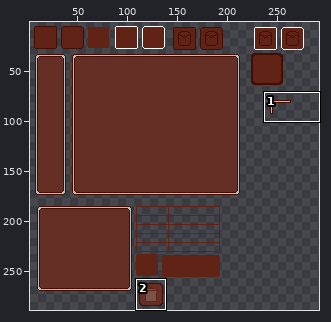
File history of a pixel-art file, new Beagger/Assets/GUI/Sprites/Inventario/new inventory UI 1.ase. Above, an overview of the earlier version with the close-up marked.
Close-up. Old version:
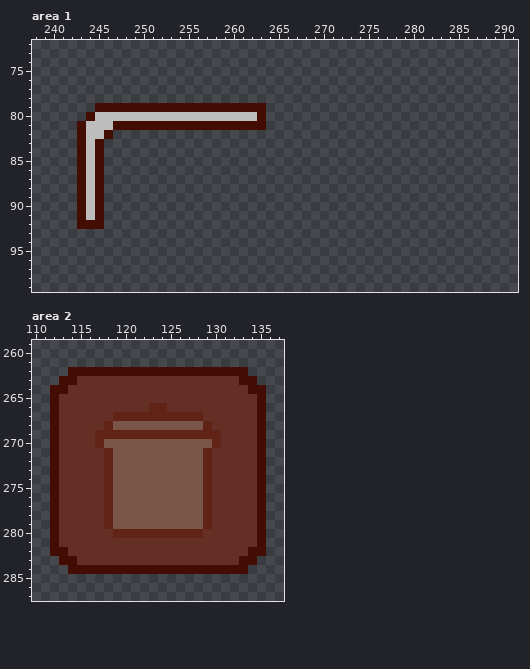
300x300 pixels, 1 frame. Shown: area 1: x 238..291, y 72..99; area 2: x 110..137, y 259..287. The wide view leaves out empty margins.
Once edited:
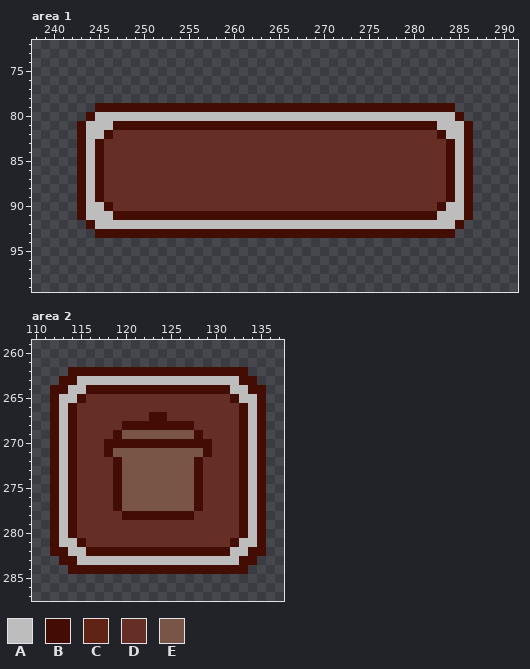
Palette (. is transparent): A #bdbdbd  B #440d03  C #622317  D #652f25  E #795548
The edit:
Area 1:
There is now colour A in row 80 at x 264 to 284; in row 81 at x 283 to 285; in row 82 at x 284 to 285; in rows 83 to 89 at x 285; in row 90 at x 284 to 285; in row 91 at x 246 and 283 to 285.
There is now colour A in row 92 at x 246 to 284.
The edit turns colour B into colour A in row 80 at x 263; in rows 90 to 92 at x 245.
There is now colour B in row 79 at x 264 to 284; in row 80 at x 285; in row 81 at x 264 to 282 and 286; in row 82 at x 283 and 286; in rows 83 to 89 at x 284 and 286; in row 90 at x 246, 283 and 286.
There is now colour B in row 91 at x 247 to 282 and 286; in row 92 at x 285; in row 93 at x 245 to 284.
There is now colour D in row 82 at x 247 to 282; in rows 83 to 89 at x 246 to 283; in row 90 at x 247 to 282.
The edit erases colour B in row 92 at x 243.
Area 2:
The edit turns colour D into colour A in row 263 at x 115 to 132; in row 264 at x 114 to 115 and 132 to 133; in row 265 at x 113 to 114 and 133 to 134; in rows 266 to 280 at x 113 and 134; in row 281 at x 113 to 114 and 133 to 134; in row 282 at x 114 to 115 and 132 to 133.
The edit turns colour D into colour A in row 283 at x 115 to 132.
The edit turns colour C into colour B in row 267 at x 123 to 124; in row 269 at x 119 and 128; in row 271 at x 118 and 129.
The edit turns colour D into colour B in row 264 at x 116 to 131; in row 265 at x 115 and 132; in rows 266 to 280 at x 114 and 133; in row 281 at x 115 and 132; in row 282 at x 116 to 131.
The edit turns colour E into colour B in row 268 at x 120 to 127; in row 270 at x 118 to 129; in rows 272 to 277 at x 119 and 128; in row 278 at x 120 to 127.
The edit turns colour C into colour D in row 266 at x 123 to 124; in row 267 at x 119 to 122 and 125 to 128; in row 268 at x 118 and 129; in row 269 at x 117 to 118 and 129 to 130; in row 270 at x 117 and 130; in rows 272 to 279 at x 118 and 129.
The edit turns colour C into colour D in row 280 at x 119 to 128.
The edit turns colour E into colour D in row 268 at x 119 and 128; in row 278 at x 119 and 128; in row 279 at x 119 to 128.
The edit turns colour C into colour E in row 269 at x 120 to 127.
